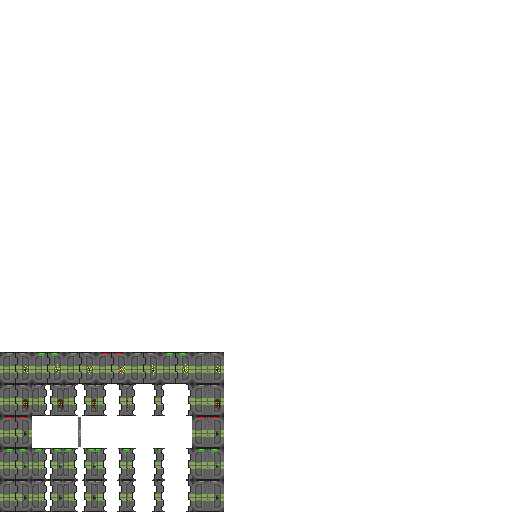
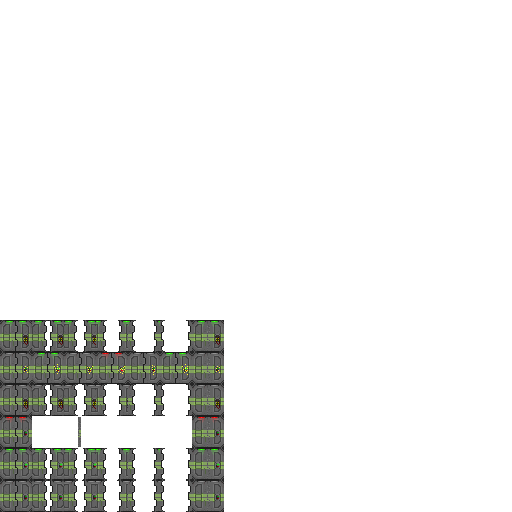
The second 512 × 512 image is a revision of the first. Changes to its layers:
added group "Powered/Unlocked copy" with 7 layers above "Powered/Unlocked" over [0, 320, 224, 352]
added layer "Layer 31 copy 3" in group "Powered/Unlocked copy" over [192, 320, 224, 352]
added layer "Layer 20" (1st of 2, in "Powered/Unlocked copy") in group "Powered/Unlocked copy" over [160, 320, 192, 352]
added layer "Layer 19" (1st of 2, in "Powered/Unlocked copy") in group "Powered/Unlocked copy" over [128, 320, 160, 352]
added layer "Layer 18" (1st of 2, in "Powered/Unlocked copy") in group "Powered/Unlocked copy" over [96, 320, 128, 352]
added layer "Layer 31 copy 2" in group "Powered/Unlocked copy" over [64, 320, 99, 352]
added layer "Layer 31 copy" in group "Powered/Unlocked copy" over [32, 320, 65, 352]
added layer "Layer 31" in group "Powered/Unlocked copy" over [0, 320, 32, 352]
